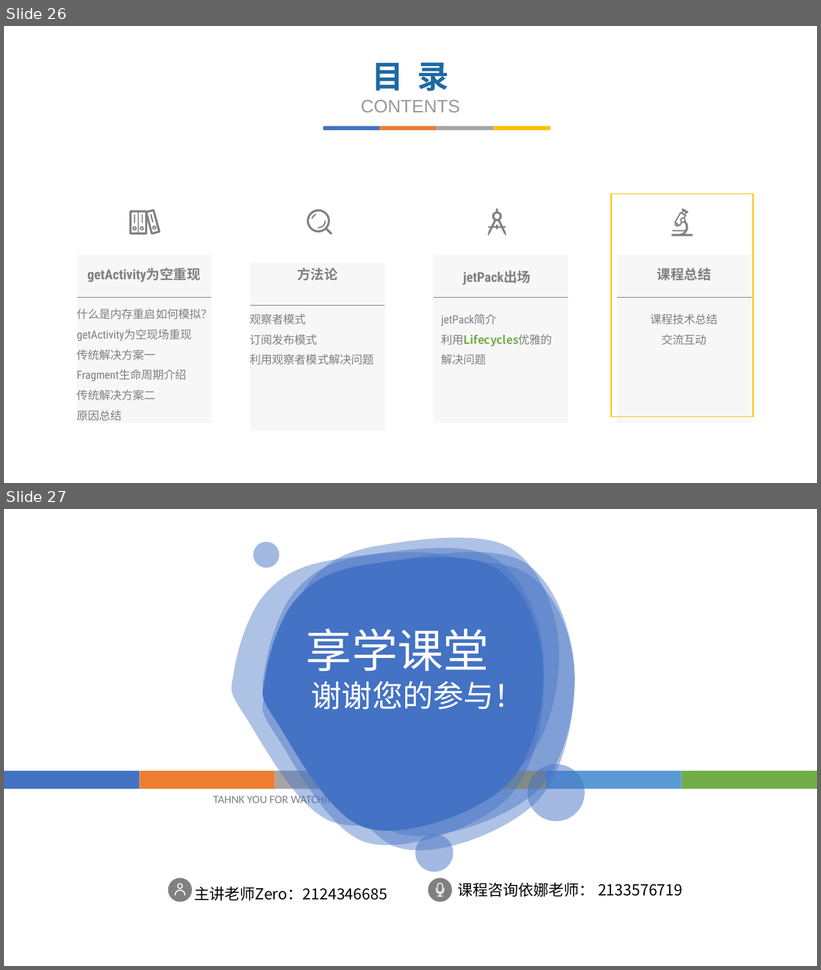
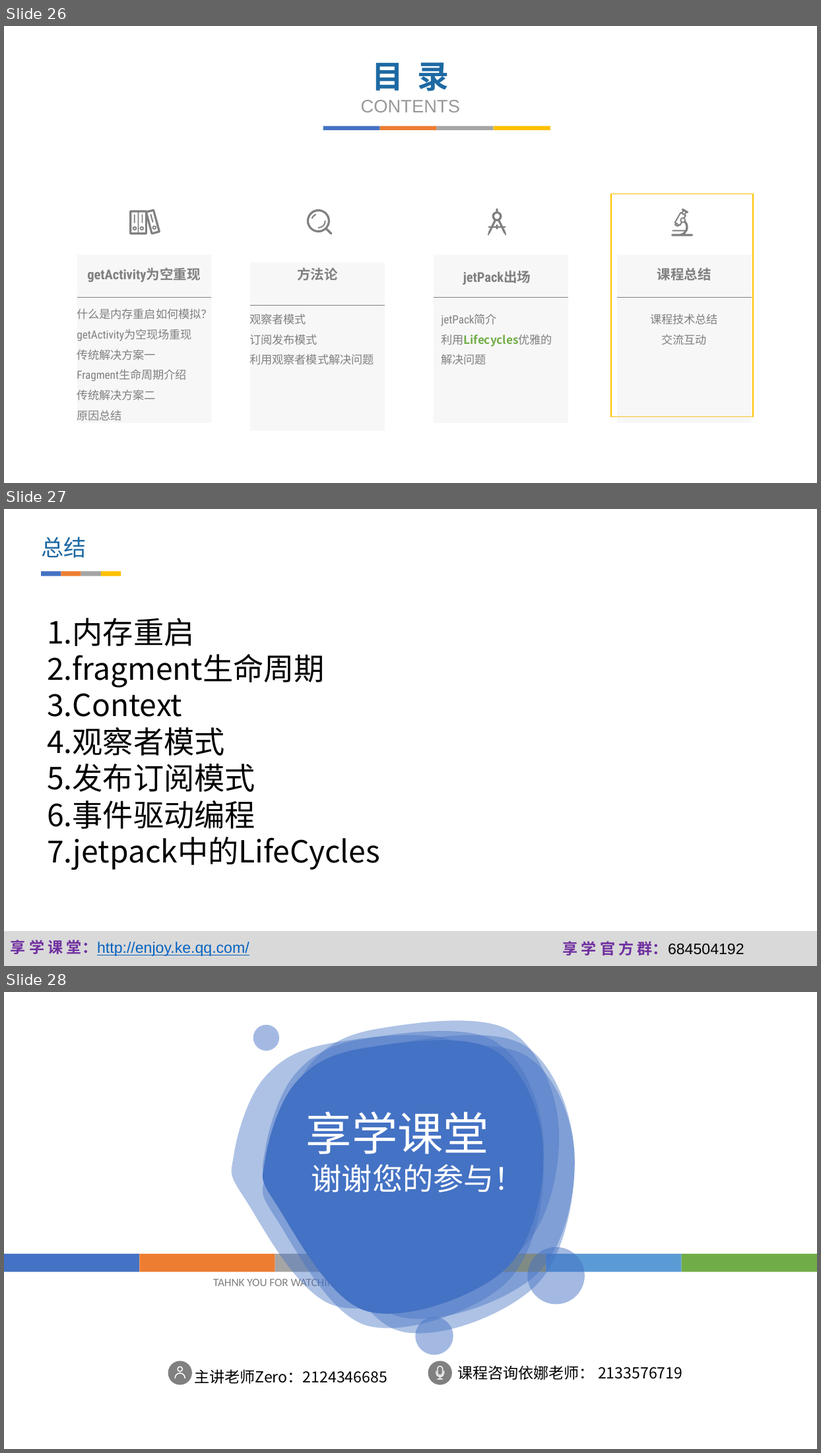
Before and after one commit to fanzhangvip/xiangxue, a slide deck: pre/Android Fragment爬坑记.pptx. Shown one above the other, each under a label of ours: slides 26 and 27 before the commit, slides 26, 27 and 28 after it. The pictures are 821x970 and 821x1453 pixels, drawn with LibreOffice and Linux fonts; fonts in the diff are those of the drawing; background and template pictures are left out. Boxes give left, top, right and bottom in pixels: in the first picture for what was removed or moved away, otherwise in the second. Text is boxed around its words. In the diff, an @@ line names an element or a change of style, - is before the commit and + after.

```diff
--- a/pre/Android Fragment爬坑记.pptx
+++ b/pre/Android Fragment爬坑记.pptx
@@ slide 27 added at [4, 509, 817, 966], background #FFFFFF @@
@@ text added at [41, 537, 86, 558], 26.6 pt, text #1D69A3 @@
+总结
@@ group added at [41, 571, 121, 576]: 4 rectangles @@
@@ text added at [47, 618, 380, 870], 36 pt, text #000000 @@
+1.内存重启
+2.fragment生命周期
+3.Context
+4.观察者模式
+5.发布订阅模式
+6.事件驱动编程
+7.jetpack中的LifeCycles
@@ rectangle added at [4, 931, 817, 966], fill #D9D9D9 @@
@@ text added at [11, 940, 250, 956], 18 pt, text #0563C1, underline @@
+享 学 课 堂：http://enjoy.ke.qq.com/
@@ text added at [562, 941, 745, 956], 18 pt, text #000000 @@
+享 学 官 方 群：684504192
@@ what was slide 27 is now slide 28 @@
```
Also in this commit, not shown: 4 slides changed, 34 other files.
